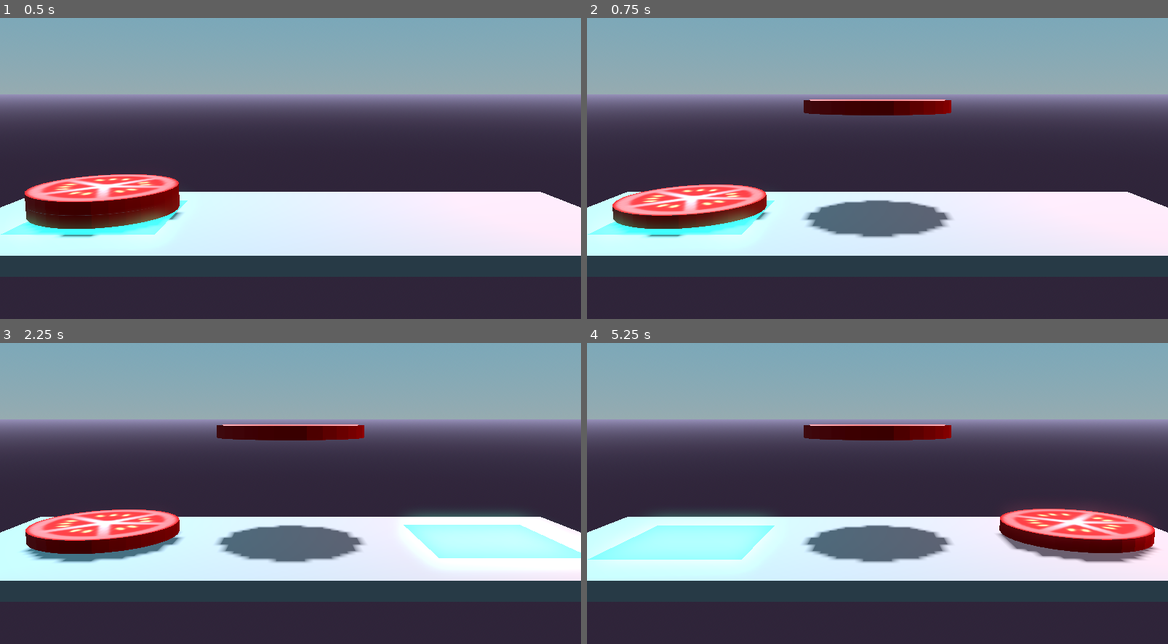
Above: before the commit, frames 1-4 (two rows, left to right).
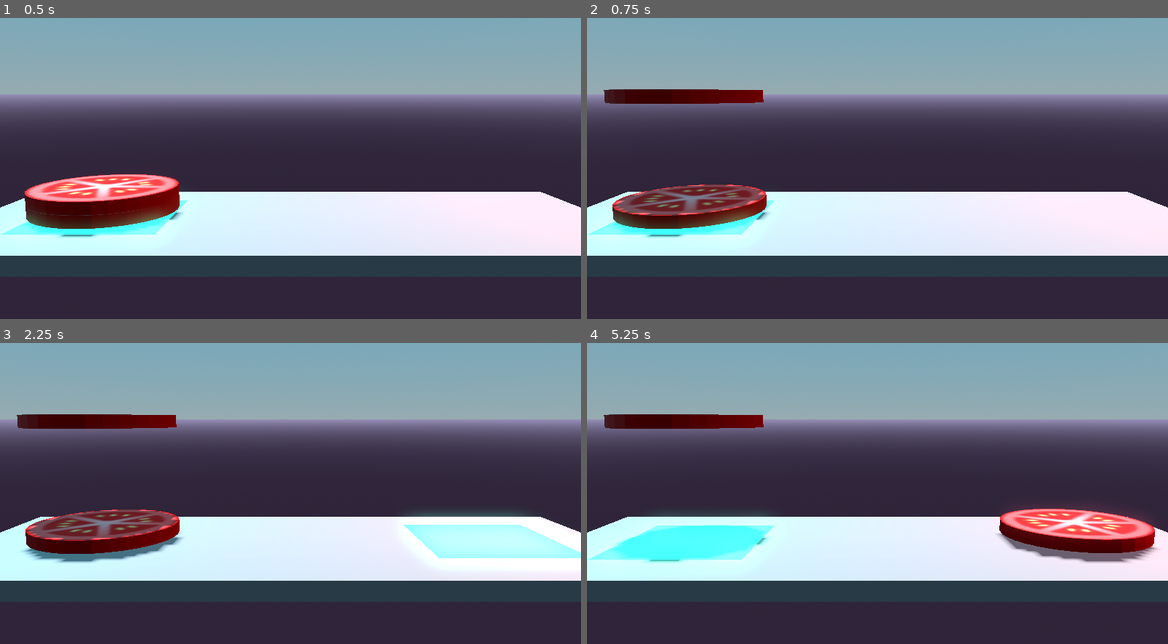
Above: after the commit, the same moments.

Repository: kalgynirae/ld53
Game: Godot game, scene res://scenes/game.tscn
The game is run twice, just before and just after one commit, with the same random seed, the same clock (stepped at 60 frames per second) and the same inputs.
Inputs:
- Up to frame 1 (0.5 s): no input
- Up to frame 2 (0.75 s): tap Enter at 0.5 s; hold Up (ui_up) from 0.53 s (still down)
- Up to frame 3 (2.25 s): tap Space at 1.25 s; tap Enter at 2 s; release Up (ui_up) at 2.03 s; hold Left (ui_left) from 2.03 s (still down)
- Up to frame 4 (5.25 s): tap Space at 2.75, 4.25 s; tap Enter at 3.5 s; release Left (ui_left) at 3.53 s; hold Down (ui_down) 3.53-4.28 s; hold Right (ui_right) 4.28-5.03 s; hold Up (ui_up) from 5.03 s (still down)

Frame 1 is identical in both runs. In frame 2, 7.0% of the frame differs, in the area x 2-63%, y 23-73%; in frame 3, 7.0%; in frame 4, 7.6%, in the area x 2-63%, y 23-74%.

Commit message:
Improve item positioning during movement

Diff:
--- a/scripts/game.gd
+++ b/scripts/game.gd
@@ -29,12 +29,16 @@
 	if Input.is_action_just_pressed("ui_up"):
 		if active_item == null:
 			var item = stacks[active_stack].pop()
-			add_child(item)
 			if item != null:
+				item.position.y = 0.5
 				active_item = item
-				item.position.y = 0.5
 	if Input.is_action_just_pressed("ui_down"):
 		if active_item != null:
-			remove_child(active_item)
+			var active_parent = active_item.get_parent()
+			if stacks[active_stack] != active_parent:
+				var global_pos = active_item.global_position
+				active_parent.remove_child(active_item)
+				stacks[active_stack].add_child(active_item)
+				active_item.position = stacks[active_stack].to_local(global_pos)
 			stacks[active_stack].push(active_item)
 			active_item = null
--- a/scripts/stack.gd
+++ b/scripts/stack.gd
@@ -17,16 +17,15 @@
 	$Base.visible = false
 
 func push(item: Node):
-	add_child(item)
 	items.push_back(item)
 	arrange()
 
 func pop() -> Node:
 	var item = items.pop_back()
-	remove_child(item)
 	arrange()
 	return item
 
 func arrange():
 	for i in items.size():
+		items[i].position.x = 0
 		items[i].position.y = (i + 1) * .05
